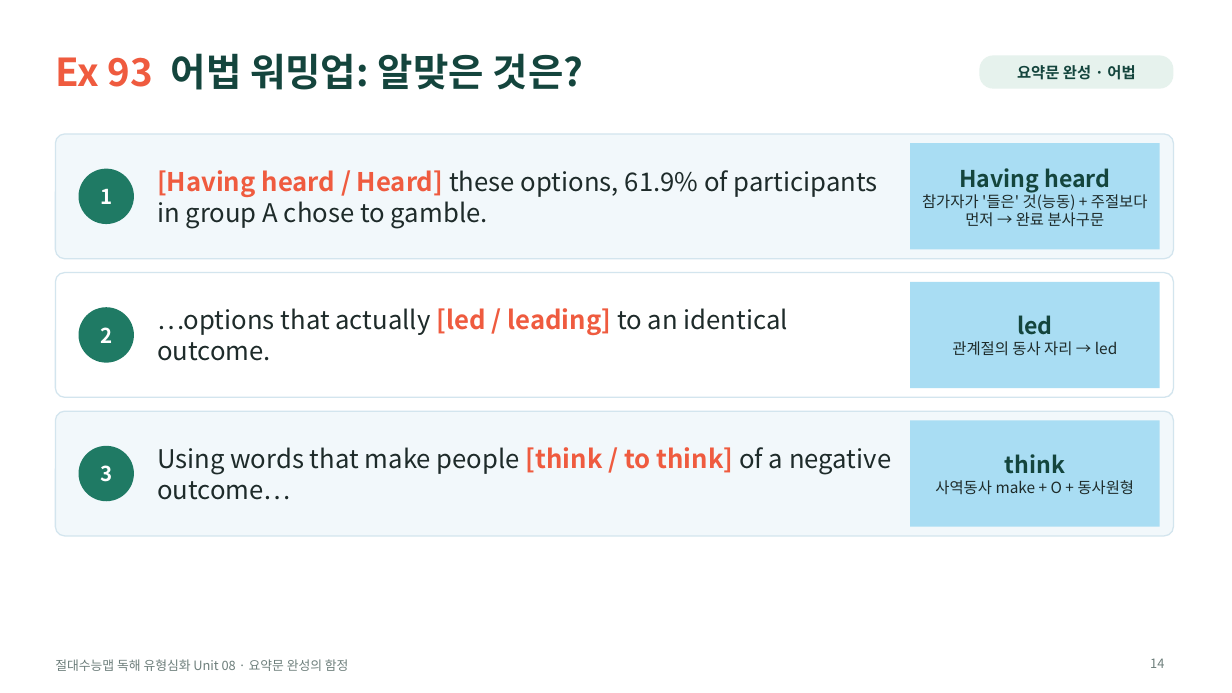
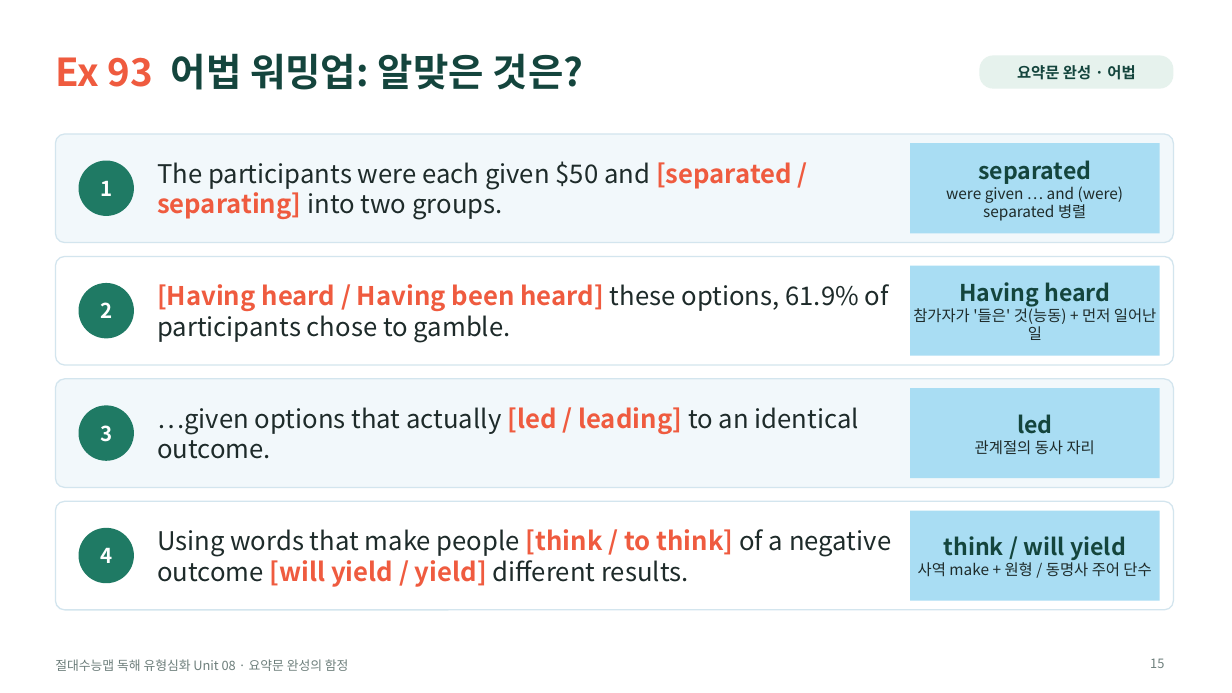
Before and after one commit to HUFSDavid/HUFSDavid, a slide deck: slide 15 of 절대수능맵_독해유형심화_Unit08_수업PPT.pptx (slide 14 before the commit). Drawn at 1232x693 pixels with LibreOffice and Linux fonts; fonts in the diff are those of the drawing. Boxes give left, top, right and bottom in pixels: in the first picture for what was removed or moved away, otherwise in the second. Text is boxed around its words. In the diff, an @@ line names an element or a change of style, - is before the commit and + after.

```diff
--- a/절대수능맵_독해유형심화_Unit08_수업PPT.pptx
+++ b/절대수능맵_독해유형심화_Unit08_수업PPT.pptx
@@ rounded rectangle: place and size @@
-rounded rectangle at (55,134,1174,259)
+rounded rectangle at (55,134,1174,243)
@@ rectangle "separated": place and size @@
-rectangle "separated" at (910,143,1160,250)
+rectangle "separated" at (910,143,1160,233)
@@ ellipse "1": place and size @@
-ellipse "1" at (79,168,134,224)
+ellipse "1" at (79,161,134,216)
@@ text added at (157,161,792,220), 20 pt, text #1E2B2A @@
+The participants were each given $50 and [separated / separating] into two groups.
@@ text in rectangle at (946,160,1124,221): text changed @@
-Having heard
-참가자가 '들은' 것(능동) + 주절보다 먼저 → 완료 분사구문
+separated
+were given … and (were) separated 병렬
@@ rounded rectangle: place and size @@
-rounded rectangle at (55,273,1174,397)
+rounded rectangle at (55,256,1174,365)
@@ rectangle added at (910,266,1160,356), fill #A9DDF3, 12 pt, text #1E2B2A @@
+Having heard
+참가자가 '들은' 것(능동) + 먼저 일어난 일
@@ ellipse "2": place and size @@
-ellipse "2" at (79,308,134,363)
+ellipse "2" at (79,283,134,338)
@@ text at (157,284,889,343): text changed @@
-[Having heard / Heard] these options, 61.9% of participants in group A chose to gamble.
+[Having heard / Having been heard] these options, 61.9% of participants chose to gamble.
@@ proportions changed in 3 elements at (55,134,1174,243), (55,256,1174,365), (55,379,1174,488) @@
@@ rounded rectangle: place and size @@
-rounded rectangle at (55,411,1174,536)
+rounded rectangle at (55,379,1174,488)
@@ rectangle "led": place and size @@
-rectangle "led" at (910,282,1160,388)
+rectangle "led" at (910,388,1160,478)
@@ ellipse "3": place and size @@
-ellipse "3" at (79,446,134,502)
+ellipse "3" at (79,406,134,461)
@@ text at (157,407,859,459): text changed @@
-…options that actually [led / leading] to an identical outcome.
+…given options that actually [led / leading] to an identical outcome.
@@ text in rectangle at (975,440,1095,455): text changed @@
-관계절의 동사 자리 → led
+관계절의 동사 자리
@@ rounded rectangle added at (55,501,1174,610), fill #FFFFFF, outline #D3E5EE 1 pt @@
@@ ellipse added at (79,528,134,583), fill #1F7A64, 16 pt, text #FFFFFF, bold @@
+4
@@ text at (157,529,891,587): text changed @@
-Using words that make people [think / to think] of a negative outcome…
+Using words that make people [think / to think] of a negative outcome [will yield / yield] different results.
@@ rectangle "think / will yield": place and size @@
-rectangle "think / will yield" at (910,421,1160,527)
+rectangle "think / will yield" at (910,511,1160,601)
@@ text in rectangle at (918,536,1151,577): text changed @@
-think
-사역동사 make + O + 동사원형
+think / will yield
+사역 make + 원형 / 동명사 주어 단수
@@ page number at (1150,658,1164,668): text changed @@
-14
+15
```
Also in this commit, not shown: 38 other slides changed, 16 slides added, 15 slides removed, 3 other files.
